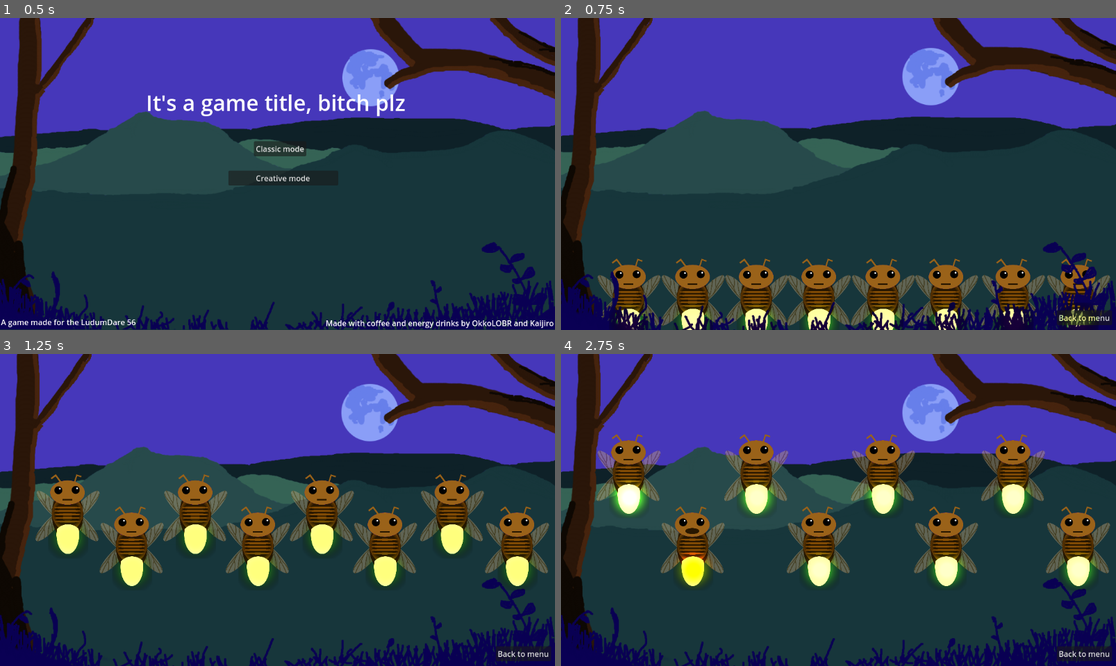
Above: before the commit, frames 1-4 (two rows, left to right).
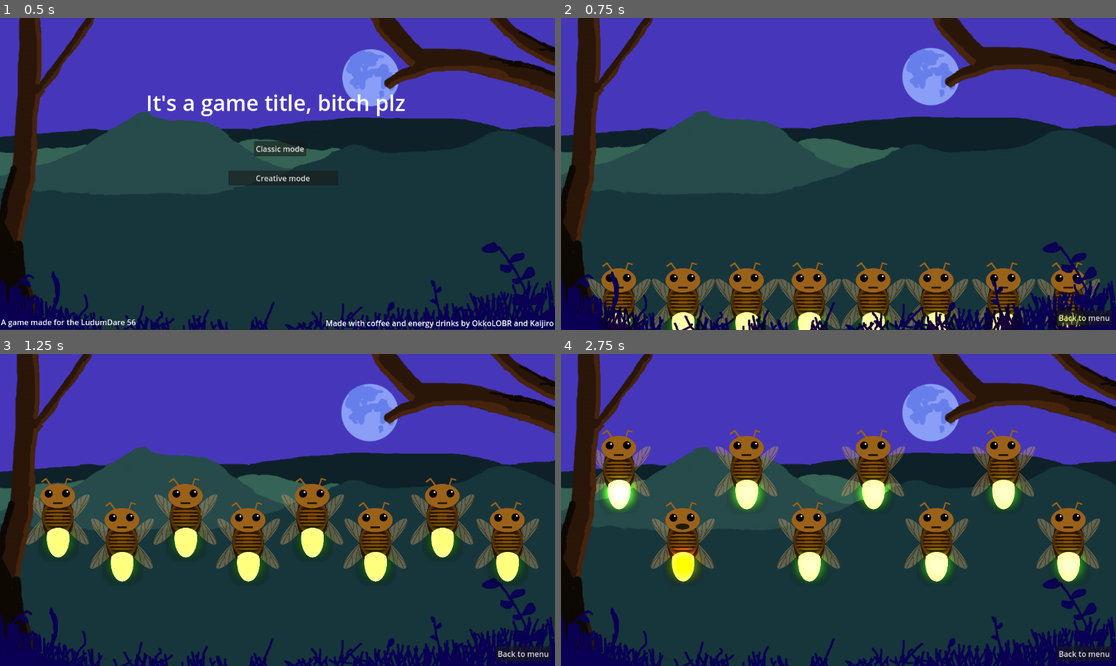
Above: after the commit, the same moments.

Repository: Kaijiro/ld56
Game: Godot game, scene res://scenes/menu.tscn
Same seed, same stepped clock (60 frames per second), same inputs: the game is played once before the commit and once after it. Sound files missing from this copy of the repository are replaced by a short silence.
Inputs (mouse positions are in pixels of both pictures, inside the frame that each line leads up to):
- Up to frame 1 (0.5 s): no input
- Up to frame 2 (0.75 s): click "Creative mode" at 0.5 s
- Up to frame 3 (1.25 s): no input
- Up to frame 4 (2.75 s): move the mouse to (627, 516) at 1.27 s; click (627, 516) at 1.35 s; move the mouse to (694, 550) at 2.02 s; click (694, 550) at 2.1 s

Frame 1 is identical in both runs. In frame 2, 11% of the frame differs, in the area x 4-99%, y 77-100%; in frame 3, 14%; in frame 4, 16%, in the area x 6-99%, y 24-75%.

Commit message:
Add perfect feedback

Diff:
--- a/scenes/creative.tscn
+++ b/scenes/creative.tscn
@@ -27,64 +27,76 @@
 texture = ExtResource("2_483ds")
 
 [node name="Firefly" parent="." instance=ExtResource("3_kdrq5")]
-position = Vector2(47, 561)
+position = Vector2(120, 680)
 scale = Vector2(0.69, 0.69)
 singing_light = Color(0.490196, 0.113725, 0, 1)
 id = 1
 note = ExtResource("4_d3api")
+awake_height = 250
+sleepy_height = 680
 
 [node name="Firefly2" parent="." instance=ExtResource("3_kdrq5")]
-position = Vector2(180, 561)
+position = Vector2(253, 680)
 scale = Vector2(0.69, 0.69)
 singing_light = Color(1, 0.583333, 0, 1)
 id = 2
 note = ExtResource("5_4i72a")
-awake_height = 300
+awake_height = 400
+sleepy_height = 680
 
 [node name="Firefly3" parent="." instance=ExtResource("3_kdrq5")]
-position = Vector2(312, 561)
+position = Vector2(385, 680)
 scale = Vector2(0.69, 0.69)
 singing_light = Color(0.966667, 1, 0, 1)
 id = 3
 note = ExtResource("6_rxlah")
+awake_height = 250
+sleepy_height = 680
 
 [node name="Firefly4" parent="." instance=ExtResource("3_kdrq5")]
-position = Vector2(442, 561)
+position = Vector2(515, 680)
 scale = Vector2(0.69, 0.69)
 singing_light = Color(0, 1, 0.0666666, 1)
 id = 4
 note = ExtResource("7_vpkix")
-awake_height = 300
+awake_height = 400
+sleepy_height = 680
 
 [node name="Firefly5" parent="." instance=ExtResource("3_kdrq5")]
-position = Vector2(575, 561)
+position = Vector2(648, 680)
 scale = Vector2(0.69, 0.69)
 singing_light = Color(0.0261, 0.574635, 0.87, 1)
 id = 5
 note = ExtResource("8_1f2fb")
+awake_height = 250
+sleepy_height = 680
 
 [node name="Firefly6" parent="." instance=ExtResource("3_kdrq5")]
-position = Vector2(706, 561)
+position = Vector2(779, 680)
 scale = Vector2(0.69, 0.69)
 singing_light = Color(0.00937953, 0.168305, 1, 1)
 id = 6
 note = ExtResource("9_utsai")
-awake_height = 300
+awake_height = 400
+sleepy_height = 680
 
 [node name="Firefly7" parent="." instance=ExtResource("3_kdrq5")]
-position = Vector2(845, 561)
+position = Vector2(918, 680)
 scale = Vector2(0.69, 0.69)
 singing_light = Color(0.28945, 0.145349, 0.840661, 1)
 id = 7
 note = ExtResource("10_whf1r")
+awake_height = 250
+sleepy_height = 680
 
 [node name="Firefly8" parent="." instance=ExtResource("3_kdrq5")]
-position = Vector2(980, 561)
+position = Vector2(1053, 680)
 scale = Vector2(0.69, 0.69)
 singing_light = Color(0.466226, 0.0172693, 0.503273, 1)
 id = 8
 note = ExtResource("11_n0rrx")
-awake_height = 300
+awake_height = 400
+sleepy_height = 680
 
 [node name="Foreground" type="Sprite2D" parent="."]
 position = Vector2(574.778, 322)
--- a/scenes/firefly.tscn
+++ b/scenes/firefly.tscn
@@ -97,23 +97,23 @@
 script = ExtResource("1_0mb7h")
 
 [node name="Body" type="Sprite2D" parent="."]
-position = Vector2(135, 157)
+position = Vector2(1.52588e-05, -4.99998)
 scale = Vector2(0.452929, 0.452929)
 texture = ExtResource("2_uc8gp")
 
 [node name="Head" type="AnimatedSprite2D" parent="."]
-position = Vector2(134.487, 77.75)
+position = Vector2(-0.512985, -84.25)
 scale = Vector2(0.481221, 0.481221)
 sprite_frames = SubResource("SpriteFrames_aikpu")
-animation = &"happy"
+animation = &"sleep"
 
 [node name="Tail" type="AnimatedSprite2D" parent="."]
-position = Vector2(135, 228)
+position = Vector2(0, 66)
 scale = Vector2(0.456161, 0.456161)
 sprite_frames = SubResource("SpriteFrames_sn77k")
 
 [node name="TailLight" type="PointLight2D" parent="."]
-position = Vector2(137, 266)
+position = Vector2(2, 104)
 scale = Vector2(0.456161, 0.456161)
 color = Color(0.49, 0.114333, 0, 1)
 energy = 4.0
@@ -123,6 +123,7 @@
 texture_scale = 4.16
 
 [node name="Area2D" type="Area2D" parent="."]
+position = Vector2(-135, -162)
 
 [node name="CollisionShape2D" type="CollisionShape2D" parent="Area2D"]
 position = Vector2(135, 161)
--- a/scenes/ld_56.tscn
+++ b/scenes/ld_56.tscn
@@ -17,6 +17,7 @@
 [ext_resource type="Texture2D" uid="uid://dbpbohtue36uv" path="res://assets/head_oops.png" id="12_xkipq"]
 [ext_resource type="Texture2D" uid="uid://qb6adh2esedt" path="res://assets/UI/listen.png" id="16_x6obg"]
 [ext_resource type="Texture2D" uid="uid://da2qx0e4cy4js" path="res://assets/UI/your_turn.png" id="17_ersqf"]
+[ext_resource type="Texture2D" uid="uid://jb5jxedra64s" path="res://assets/UI/perfect.png" id="18_dk3w0"]
 
 [node name="LD56" type="Node2D"]
 script = ExtResource("1_ea7qu")
@@ -27,64 +28,76 @@
 texture = ExtResource("2_kbfrn")
 
 [node name="Firefly" parent="." instance=ExtResource("1_84c6k")]
-position = Vector2(47, 561)
+position = Vector2(120, 680)
 scale = Vector2(0.69, 0.69)
 singing_light = Color(0.490196, 0.113725, 0, 1)
 id = 1
 note = ExtResource("8_526nx")
+awake_height = 250
+sleepy_height = 680
 
 [node name="Firefly2" parent="." instance=ExtResource("1_84c6k")]
-position = Vector2(180, 561)
+position = Vector2(253, 680)
 scale = Vector2(0.69, 0.69)
 singing_light = Color(1, 0.583333, 0, 1)
 id = 2
 note = ExtResource("5_0a1n4")
-awake_height = 300
+awake_height = 400
+sleepy_height = 680
 
 [node name="Firefly3" parent="." instance=ExtResource("1_84c6k")]
-position = Vector2(312, 561)
+position = Vector2(385, 680)
 scale = Vector2(0.69, 0.69)
 singing_light = Color(0.966667, 1, 0, 1)
 id = 3
 note = ExtResource("3_ir64s")
+awake_height = 250
+sleepy_height = 680
 
 [node name="Firefly4" parent="." instance=ExtResource("1_84c6k")]
-position = Vector2(442, 561)
+position = Vector2(515, 680)
 scale = Vector2(0.69, 0.69)
 singing_light = Color(0, 1, 0.0666666, 1)
 id = 4
 note = ExtResource("4_rlsal")
-awake_height = 300
+awake_height = 400
+sleepy_height = 680
 
 [node name="Firefly5" parent="." instance=ExtResource("1_84c6k")]
-position = Vector2(575, 561)
+position = Vector2(648, 680)
 scale = Vector2(0.69, 0.69)
 singing_light = Color(0.0261, 0.574635, 0.87, 1)
 id = 5
 note = ExtResource("10_1vffv")
+awake_height = 250
+sleepy_height = 680
 
 [node name="Firefly6" parent="." instance=ExtResource("1_84c6k")]
-position = Vector2(706, 561)
+position = Vector2(779, 680)
 scale = Vector2(0.69, 0.69)
 singing_light = Color(0.00937953, 0.168305, 1, 1)
 id = 6
 note = ExtResource("9_8woft")
-awake_height = 300
+awake_height = 400
+sleepy_height = 680
 
 [node name="Firefly7" parent="." instance=ExtResource("1_84c6k")]
-position = Vector2(845, 561)
+position = Vector2(918, 680)
 scale = Vector2(0.69, 0.69)
 singing_light = Color(0.28945, 0.145349, 0.840661, 1)
 id = 7
 note = ExtResource("6_q73oy")
+awake_height = 250
+sleepy_height = 680
 
 [node name="Firefly8" parent="." instance=ExtResource("1_84c6k")]
-position = Vector2(980, 561)
+position = Vector2(1053, 680)
 scale = Vector2(0.69, 0.69)
 singing_light = Color(0.466226, 0.0172693, 0.503273, 1)
 id = 8
 note = ExtResource("7_bdygm")
-awake_height = 300
+awake_height = 400
+sleepy_height = 680
 
 [node name="Foreground" type="Sprite2D" parent="."]
 position = Vector2(574.778, 322)
@@ -138,12 +151,18 @@
 expand_mode = 1
 
 [node name="Listen" type="Sprite2D" parent="UI"]
+visible = false
 position = Vector2(588, 112.5)
 texture = ExtResource("16_x6obg")
 
 [node name="PlayerTurn" type="Sprite2D" parent="UI"]
+visible = false
 position = Vector2(609, 131.5)
 texture = ExtResource("17_ersqf")
+
+[node name="Perfect" type="Sprite2D" parent="UI"]
+position = Vector2(609, 131.5)
+texture = ExtResource("18_dk3w0")
 
 [node name="EndScreen" type="ColorRect" parent="UI"]
 visible = false
--- a/scripts/firefly.gd
+++ b/scripts/firefly.gd
@@ -67,7 +67,6 @@
     if !self.is_awake && self.position.y > self.sleepy_height:
         self.position.y -= delta * awake_speed
 
-    # Placeholder click to test
     if self.is_clickable() && Input.is_action_just_pressed("click"):
         self.activate()
 
--- a/scripts/sequencer.gd
+++ b/scripts/sequencer.gd
@@ -11,6 +11,7 @@
 var is_lasttry_error: bool = false
 var score: int = 0
 var point: int
+var is_perfect: bool = true
 
 # Leveling
 var current_difficulty = 0
@@ -21,11 +22,13 @@
 # Some UI
 @onready var ui_listen: Sprite2D = $UI/Listen
 @onready var ui_player_turn: Sprite2D = $UI/PlayerTurn
+@onready var ui_perfect: Sprite2D = $UI/Perfect
 
 # Called when the node enters the scene tree for the first time.
 func _ready() -> void:
     self.ui_listen.visible = false
     self.ui_player_turn.visible = false
+    self.ui_perfect.visible = false
     self.point = difficulties_points[self.current_difficulty]
     for node in self.get_children():
         if node is Firefly:
@@ -46,12 +49,13 @@
 
 func call_sequence() -> void:
     self.ui_player_turn.visible = false
+
     if self.is_lasttry_error:
         self.is_lasttry_error = false
     else:
         self.add_note()
         await self.get_tree().create_timer(1).timeout
-
+    self.ui_perfect.visible = false
     print("I will begin my sequence")
     await self.play_sequence()
 
@@ -93,6 +97,7 @@
     GameSignals.emit_signal("FirefliesTurn")
 
 func sequence_failure() -> void:
+    self.is_perfect = false
     self.ui_player_turn.visible = false
     await get_tree().create_timer(1).timeout
     self.count_error += 1
@@ -118,6 +123,10 @@
         print("Player input is right :",id)
         self.sequence_index = self.sequence_index + 1
         if self.sequence_index == self.sequence.size():
+            if self.is_perfect:
+                print("is perfect !")
+                self.ui_perfect.visible = true
+            self.is_perfect = true
             GameSignals.emit_signal("PlayerEnteredRightSequence")
         else:
             GameSignals.emit_signal("AwaitNextInput")
Binary file added: assets/UI/perfect.png
Not shown, added: assets/UI/perfect.png.import
Not shown: 1 places in scenes/ld_56.tscn that only renumber resources
